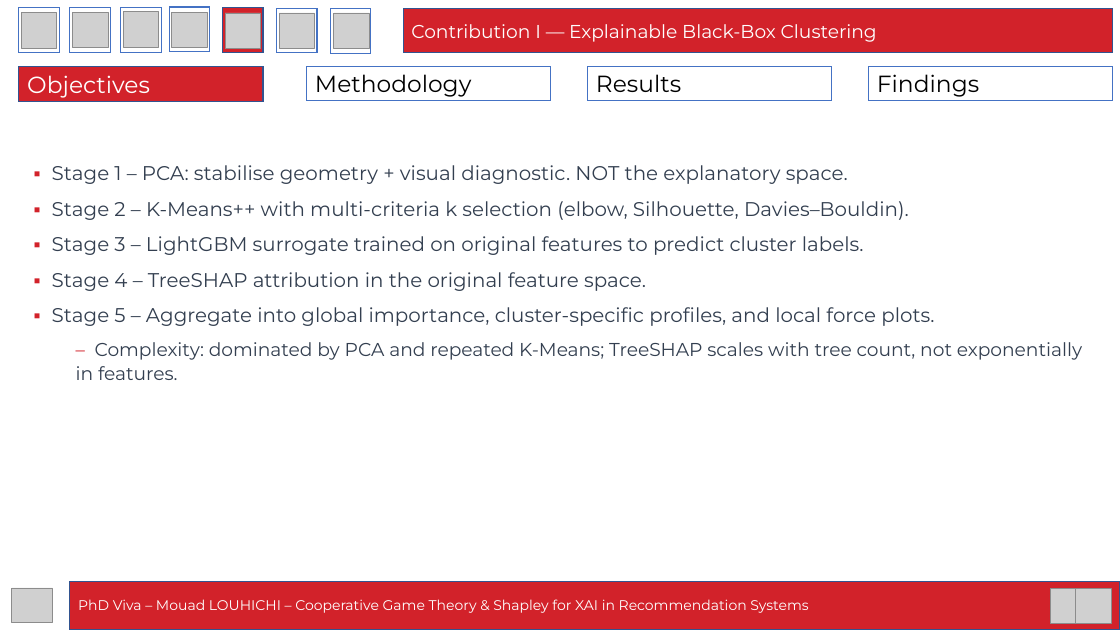
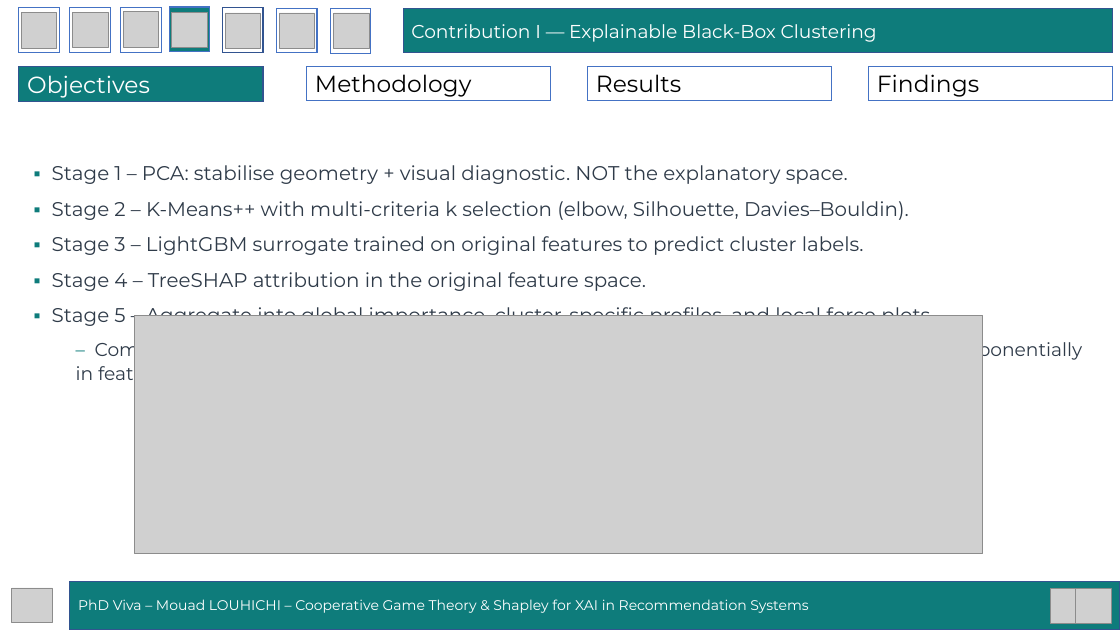
Before and after one commit to mouadlouhichi/phd-prep, a slide deck: slide 22 of viva/MOUAD_LOUHICHI_VIVA_40min.pptx. Drawn at 1120x630 pixels with LibreOffice and Linux fonts; fonts in the diff are those of the drawing; grey boxes stand for pictures. Boxes give left, top, right and bottom in pixels: in the first picture for what was removed or moved away, otherwise in the second. Text is boxed around its words. In the diff, an @@ line names an element or a change of style, - is before the commit and + after.

Commit message:
Fix active-tab navigation, switch to teal palette, add architecture figures
- Correct the 7-tab navigation highlight so each slide shows the tab of
  the section it belongs to (Intro=1, Context=2, Protocols=3, C1=4, C2=5,
  C3=6, Conclusion=7). Previously content slides always highlighted tab 3
  and contribution slides tab 5 (the archetype's frozen highlight).
- Replace the ENSIAS red accent with a teal + charcoal palette (ACCENT
  #0E7C7B, DEEP #0A5F5E, powder panels) chosen for WCAG AA contrast.
- Generate and embed three architecture diagrams (C1 PCA->KMeans->LightGBM
  ->TreeSHAP pipeline, C2 multi-level hierarchy with Prop 6.1, C3 DyHuCoG
  hypergraph message passing) via a new viva/figures.py PIL generator.
- Ignore regenerated viva/_figs and viva/_glyphs artifacts.

```diff
--- a/viva/MOUAD_LOUHICHI_VIVA_40min.pptx
+++ b/viva/MOUAD_LOUHICHI_VIVA_40min.pptx
@@ rectangle at box(169, 7, 209, 51): fill #FFFFFF to #0E7C7B @@
@@ rectangle at box(223, 8, 263, 52): fill #D2222A to #FFFFFF @@
@@ fill #D2222A to #0E7C7B in 3 elements at box(70, 581, 1120, 629), box(403, 8, 1113, 53), box(19, 67, 264, 102) @@
@@ text "▪ Stage 1 – PCA: ..." at box(52, 165, 1082, 386): text colour #D2222A to #0E7C7B in "▪", "▪", "▪", "▪" and 2 more places; text colour #333F50 to #2F3B49 @@
@@ picture added at box(134, 315, 983, 554) @@
```
Also in this commit, not shown: 58 other slides changed, 3 other files.
